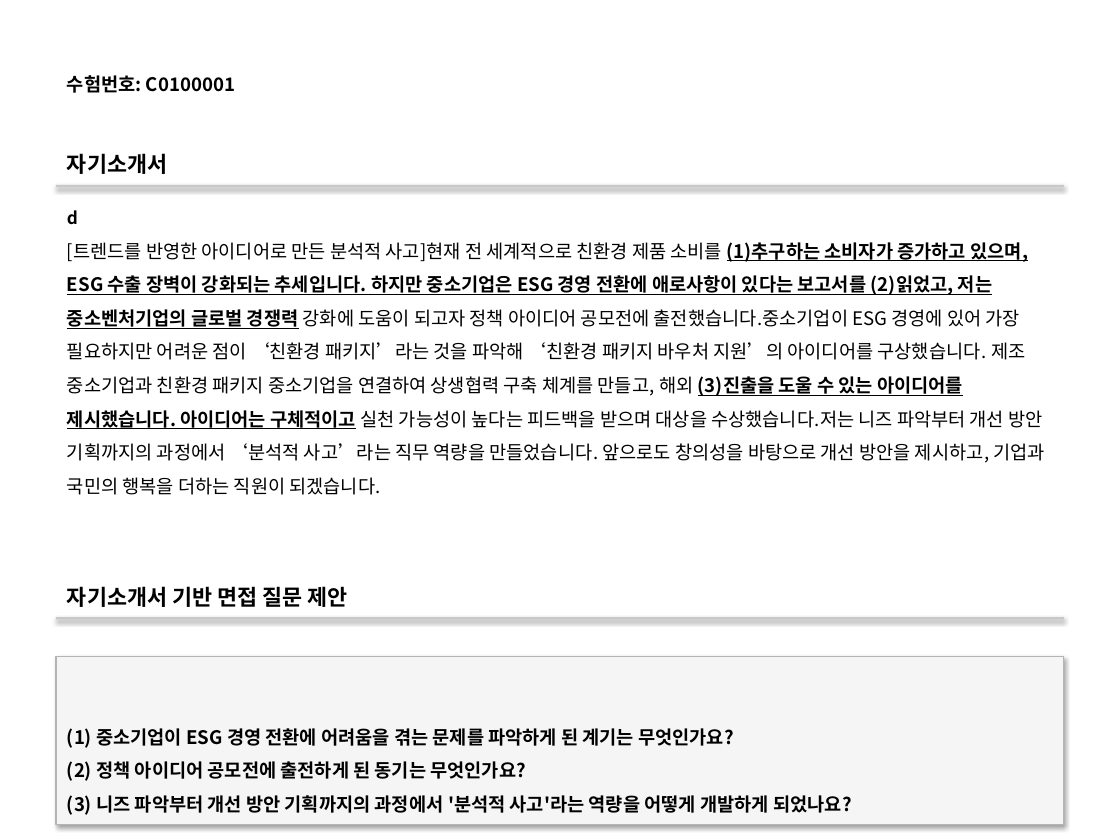
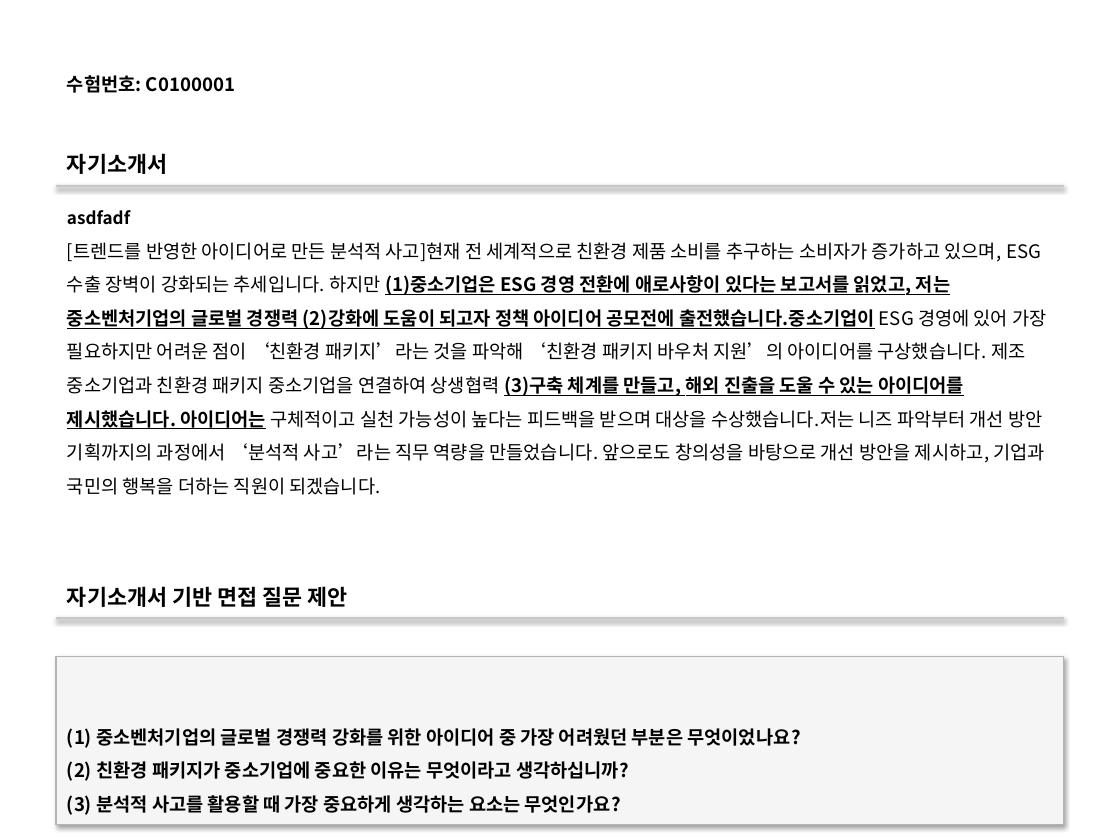
Before and after one commit to DaeGul2/isbr-auto-questionnaire, a slide deck: slide 1 of flask-server/outputs/output.pptx. Drawn at 1120x840 pixels with LibreOffice and Linux fonts; fonts in the diff are those of the drawing. Boxes give left, top, right and bottom in pixels: in the first picture for what was removed or moved away, otherwise in the second. Text is boxed around its words. In the diff, an @@ line names an element or a change of style, - is before the commit and + after.

```diff
--- a/flask-server/outputs/output.pptx
+++ b/flask-server/outputs/output.pptx
@@ text at <box>67,210,130,225</box>: text changed @@
-d
+asdfadf
@@ text at <box>67,242,1046,463</box>: text changed @@
-[트렌드를 반영한 아이디어로 만든 분석적 사고]현재 전 세계적으로 친환경 제품 소비를 (1)추구하는 소비자가 증가하고 있으며, ESG 수출 장벽이 강화되는 추세입니다. 하지만 중소기업은 ESG 경영 전환에 애로사항이 있다는 보고서를 (2)읽었고, 저는 중소벤처기업의 글로벌 경쟁력 강화에 도움이 되고자 정책 아이디어 공모전에 출전했습니다.중소기업이 ESG 경영에 있어 가장 필요하지만 어려운 점이 ‘친환경 패키지’라는 것을 파악해 ‘친환경 패키지 바우처 지원’의 아이디어를 구상했습니다. 제조 중소기업과 친환경 패키지 중소기업을 연결하여 상생협력 구축 체계를 만들고, 해외 (3)진출을 도울 수 있는 아이디어를 제시했습니다. 아이디어는 구체적이고 실천 가능성이 높다는 피드백을 받으며 대상을 수상했습니다.저는 니즈 파악부터 개선 방안 기획까지의 과정에서 ‘분석적 사고’라는 직무 역량을 만들었습니다. 앞으로도 창의성을 바탕으로 개선 방안을 제시하고, 기업과 국민의 행복을 더하는 직원이 되겠습니다.
+[트렌드를 반영한 아이디어로 만든 분석적 사고]현재 전 세계적으로 친환경 제품 소비를 추구하는 소비자가 증가하고 있으며, ESG 수출 장벽이 강화되는 추세입니다. 하지만 (1)중소기업은 ESG 경영 전환에 애로사항이 있다는 보고서를 읽었고, 저는 중소벤처기업의 글로벌 경쟁력 (2)강화에 도움이 되고자 정책 아이디어 공모전에 출전했습니다.중소기업이 ESG 경영에 있어 가장 필요하지만 어려운 점이 ‘친환경 패키지’라는 것을 파악해 ‘친환경 패키지 바우처 지원’의 아이디어를 구상했습니다. 제조 중소기업과 친환경 패키지 중소기업을 연결하여 상생협력 (3)구축 체계를 만들고, 해외 진출을 도울 수 있는 아이디어를 제시했습니다. 아이디어는 구체적이고 실천 가능성이 높다는 피드백을 받으며 대상을 수상했습니다.저는 니즈 파악부터 개선 방안 기획까지의 과정에서 ‘분석적 사고’라는 직무 역량을 만들었습니다. 앞으로도 창의성을 바탕으로 개선 방안을 제시하고, 기업과 국민의 행복을 더하는 직원이 되겠습니다.
@@ text in rectangle at <box>67,728,801,815</box>: text changed @@
-(1) 중소기업이 ESG 경영 전환에 어려움을 겪는 문제를 파악하게 된 계기는 무엇인가요?
-(2) 정책 아이디어 공모전에 출전하게 된 동기는 무엇인가요?
-(3) 니즈 파악부터 개선 방안 기획까지의 과정에서 '분석적 사고'라는 역량을 어떻게 개발하게 되었나요?
+(1) 중소벤처기업의 글로벌 경쟁력 강화를 위한 아이디어 중 가장 어려웠던 부분은 무엇이었나요?
+(2) 친환경 패키지가 중소기업에 중요한 이유는 무엇이라고 생각하십니까?
+(3) 분석적 사고를 활용할 때 가장 중요하게 생각하는 요소는 무엇인가요?
```
Also in this commit, not shown: 11 slides added, 3 other files.
